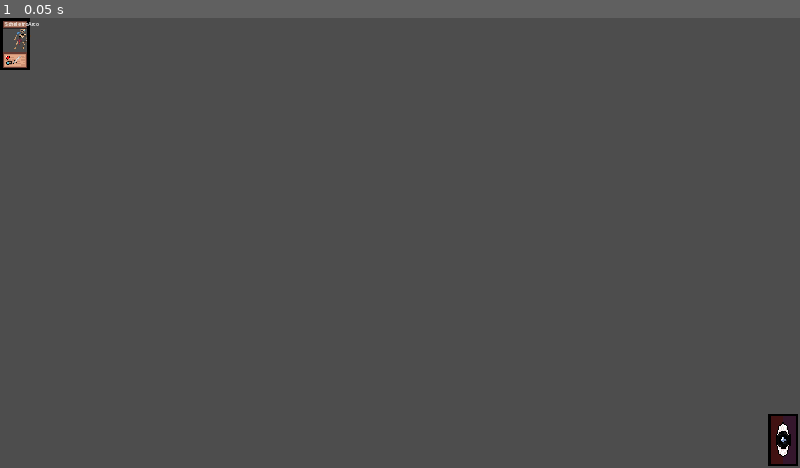
Above: before the commit, frame 1.
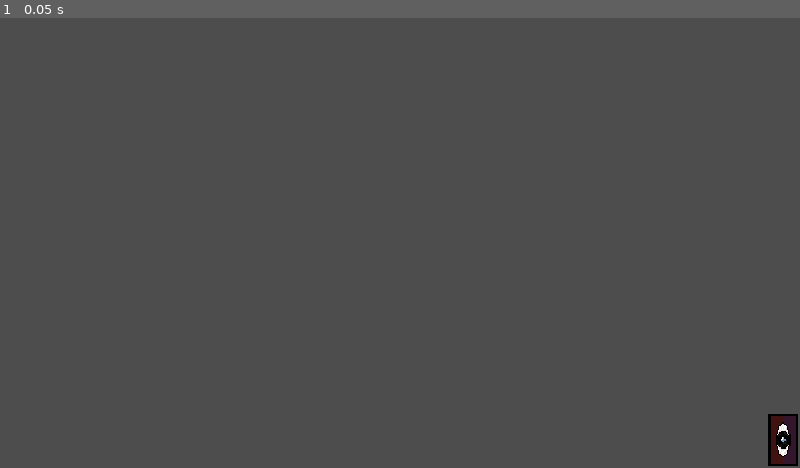
Above: after the commit, the same moment.

Repository: LLocke8/LudumDare55
Game: Godot game, scene res://Carte/plancia.tscn
Same seed, same stepped clock (60 frames per second), same inputs: the game is played once before the commit and once after it. The project has no main scene, so this scene is started directly.
Inputs:
- Up to frame 1 (0.05 s): no input

The runs differ from the first frame. In frame 1, 0.3% of the frame differs, in the area x 0-5%, y 0-12%.
Error after the commit: Parse Error: Function "setup" has the same name as a previously declared variable. (res://Carte/carta.gd:64)

Commit message:
Mazzo
highlight (a meta') e contorno carta

Diff:
--- a/Carte/carta.gd
+++ b/Carte/carta.gd
@@ -5,13 +5,27 @@
 var NomeCarta = 2
 @onready var InfoCarta = DatabaseCarte.DATA[DatabaseCarte.get(NomeCarta)]
 @onready var ImgCarta = str("res://Carte/Grafiche/",InfoCarta[0],"/",NomeCarta,".png")
+var startpos = 0
+var targetpos = 0
+var t = 0
+var DurataPescata = 2
 
+enum {InMano,
+	InGioco,
+	InMouse,
+	FocusInMano,
+	MuoviCartaPescataInMano,
+	RiorganizzaInMano
+	}
 
+var Stato = InMano
 
 # Called when the node enters the scene tree for the first time.
 func _ready():
-	print(InfoCarta)
+	#print(InfoCarta)
+
 	$Sfondo.texture = load(ImgCarta)
+
 	var attacco = str(InfoCarta[1])
 	var vita = str(InfoCarta[2])
 	var costo = str(InfoCarta[3])
@@ -19,5 +33,47 @@
 
 
 # Called every frame. 'delta' is the elapsed time since the previous frame.
-#func _process(delta):
-#	pass
+var setup = true
+var starscale = Vector2
+
+func _physics_process(delta):
+	match Stato:
+		InMano:
+			pass
+		InGioco:
+			pass
+		InMouse:
+			pass
+		FocusInMano:
+			pass
+		MuoviCartaPescataInMano:
+			#if t <=1:
+				#position = startpos.linear_interpolation(targetpos, t)
+				#t += delta/float(DurataPescata)
+			#else:
+				#position = targetpos
+				#Stato = InMano
+				#t = 0
+			pass
+		RiorganizzaInMano:
+			if setup:
+				setup()
+			pass
+
+	pass
+func setup():
+	startpos = position
+	startscale = SIZE_EXPAND
+	t = 0
+	setup = false
+
+func _on_focus_mouse_entered():
+	match Stato:
+		InMano, RiorganizzaInMano:
+			Stato = FocusInMano
+
+
+func _on_focus_mouse_exited():
+	match Stato:
+		FocusInMano:
+			Stato =  RiorganizzaInMano
--- a/Carte/carta.tscn
+++ b/Carte/carta.tscn
@@ -1,8 +1,9 @@
-[gd_scene load_steps=4 format=3 uid="uid://bqhera20j2q51"]
+[gd_scene load_steps=5 format=3 uid="uid://bqhera20j2q51"]
 
 [ext_resource type="Script" path="res://Carte/carta.gd" id="1_umsgb"]
 [ext_resource type="Texture2D" uid="uid://21tsr2c6djvl" path="res://Carte/Grafiche/Bordo.png" id="2_sbimr"]
 [ext_resource type="FontFile" uid="uid://dg2dk23norgen" path="res://font/Comfortaa-Bold.ttf" id="3_6nisj"]
+[ext_resource type="Texture2D" uid="uid://by1xvftb4h7b7" path="res://Carte/Grafiche/Bordo_oro.png" id="4_n2012"]
 
 [node name="Carta" type="MarginContainer"]
 offset_right = 48.0
@@ -82,3 +83,10 @@
 [node name="MarginContainer2" type="MarginContainer" parent="barre/TopBarra2"]
 custom_minimum_size = Vector2(1, 0)
 layout_mode = 2
+
+[node name="focus" type="TextureButton" parent="."]
+layout_mode = 2
+texture_hover = ExtResource("4_n2012")
+
+[connection signal="mouse_entered" from="focus" to="." method="_on_focus_mouse_entered"]
+[connection signal="mouse_exited" from="focus" to="." method="_on_focus_mouse_exited"]
--- a/Carte/plancia.gd
+++ b/Carte/plancia.gd
@@ -26,9 +26,9 @@
 	var carta_nuova = carta.instantiate()
 	CartaSelezionata = randi() % DimensioneDeck
 	carta_nuova.NomeCarta = ManodelGiocatore.ListaCarte[CartaSelezionata]
-	carta_nuova.add_child($posizionecarte)
+	carta_nuova.position.add_child($posizionecarte)
 	#VettoreAngoloOvale = Vector2 (RaggioOriz * cos(angolo), - RaggioVert * sin(angolo))
-	#carta_nuova.rect_position = CentroCarteOvale + VettoreAngoloOvale - carta_nuova.rect_size/2
+	#carta_nuova.position = CentroCarteOvale + VettoreAngoloOvale - carta_nuova.rect_size/2
 	$Carte.add_child(carta_nuova)
 	ManodelGiocatore.ListaCarte.erase(ManodelGiocatore.ListaCarte[CartaSelezionata])
 	angolo += 0.2
--- a/Carte/plancia.tscn
+++ b/Carte/plancia.tscn
@@ -27,7 +27,3 @@
 script = ExtResource("3_co418")
 
 [node name="posizionecarte" type="HBoxContainer" parent="."]
-offset_left = 1.0
-offset_top = 610.0
-offset_right = 1223.0
-offset_bottom = 719.0
Binary file added: Carte/Grafiche/Bordo_oro.png
Not shown, added: Carte/Grafiche/Bordo_oro.png.import
